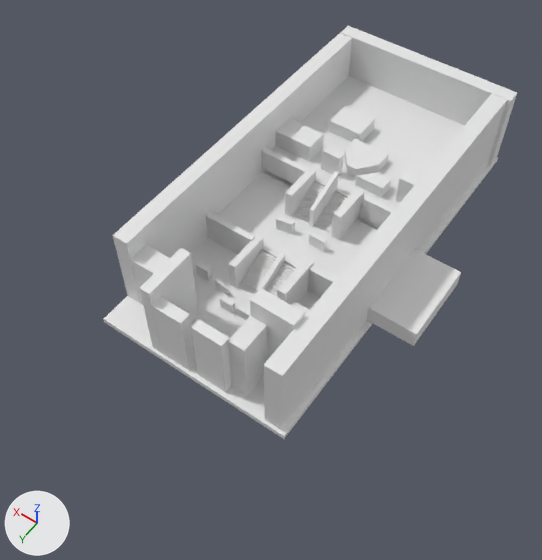
Renders of the glTF model models/Area3.glb from each side of a commit.
Camera for both pictures: a 50 mm camera at (-62.3, 65.8, 139.4) aimed at (-0.9, -20.3, 4.1). Every picture has the same lights, and +X, +Y and +Z are marked at lower left. Where no turn or scale is listed for an object, it has been applied to the vertices. Vertices at the same position are counted once.

The first picture shows '立方体'.
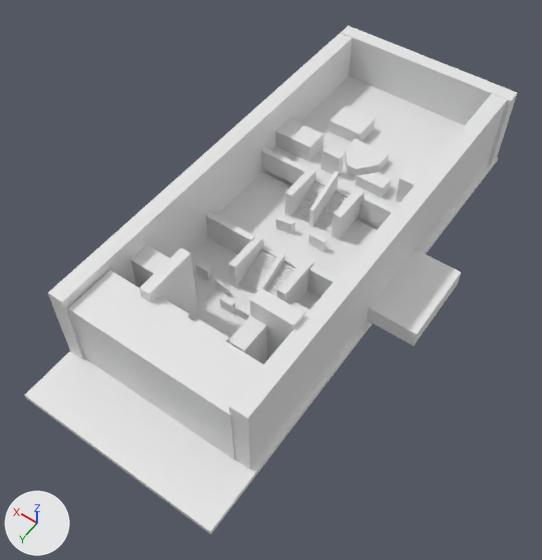
Changed parts and their boxes (x1, y1, x2, y2) in the pictures (542 x 560 px; the box of a moved part takes in the faces that stretch with it):
'立方体', reshaped (19% wider, 23% taller): before (104, 26, 517, 439); after (25, 26, 517, 534)
part 1 of me_立方体_001, added: after (68, 270, 264, 460)
part 2 of me_立方体_001, moved or reshaped: before (104, 32, 507, 439); after (25, 32, 507, 534)

What the commit changed:
me_立方体_001 has 438 vertices, 722 faces and spans x -35.2..35.2, y -70.9..29.7, z -3.9..20.0.
me_立方体_001 is used by ob_立方体; location (0.0, -21.5, 2.7).
Verts and faces of me_立方体_001; kept vertices keep their numbers, new ones are numbered from 438.
Before the commit, vertices of me_立方体_001: 90 (-24.5, 29.7, -2.6) at pixel (284, 436), 91 (-24.5, 29.7, -3.9) at pixel (283, 439), 94 (25.2, 29.7, -2.6) at pixel (103, 318), 95 (25.2, 29.7, -3.9) at pixel (104, 322), 168 (-23.2, 29.0, -3.0).
Before the commit, vertices of me_立方体_001: 169 (-23.2, 29.0, 18.7) at pixel (282, 376), 172 (-19.1, 29.0, -3.0), 173 (-19.1, 29.0, 18.7) at pixel (263, 364), 176 (21.3, 21.7, -2.7) at pixel (140, 304), 177 (21.3, 21.7, 18.5) at pixel (126, 243).
Before the commit, vertices of me_立方体_001: 180 (25.2, 21.7, -2.7) at pixel (127, 296), 181 (25.2, 21.7, 18.5) at pixel (112, 235).
me_立方体_001 part 1: a new loose piece, a box spanning x -19.5..21.0, y 27.6..39.6, z -2.6..16.1, in mat_材质 (white #e7e7e7).
Part 2, on me_立方体_001:
Vertices 90, 91, 94, 95 move by (0.0, 23.9, 0.0).
Vertices 168, 169, 172, 173 move by (0.0, 10.4, 0.0).
Vertices 176, 177, 180, 181 move by (0.0, 18.5, 0.0).
